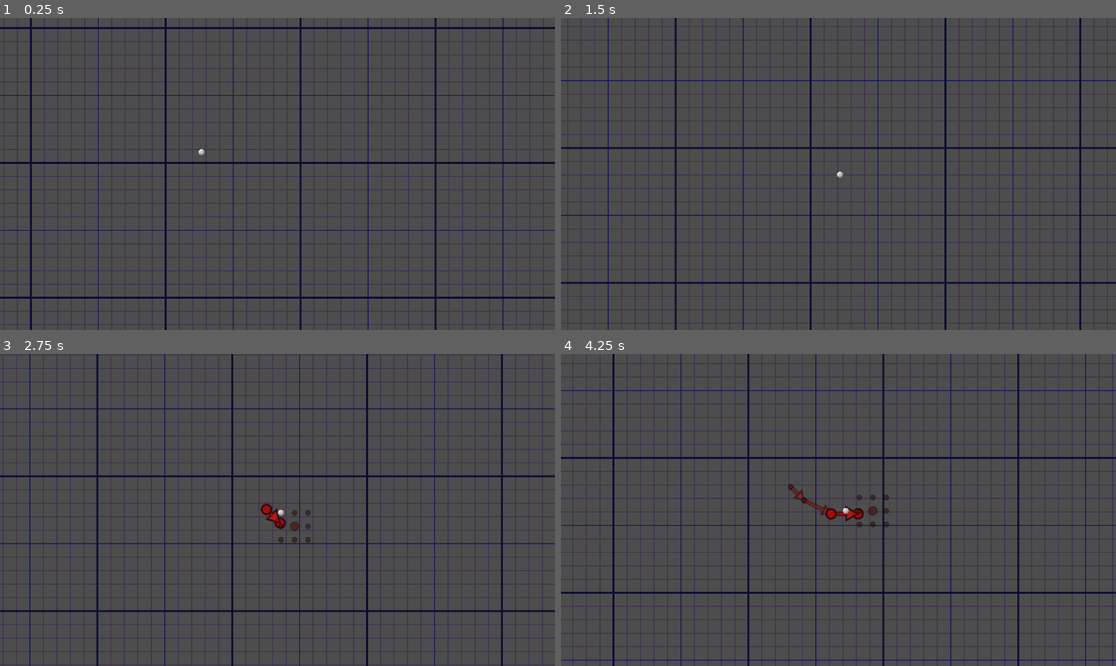
Above: before the commit, frames 1-4 (two rows, left to right).
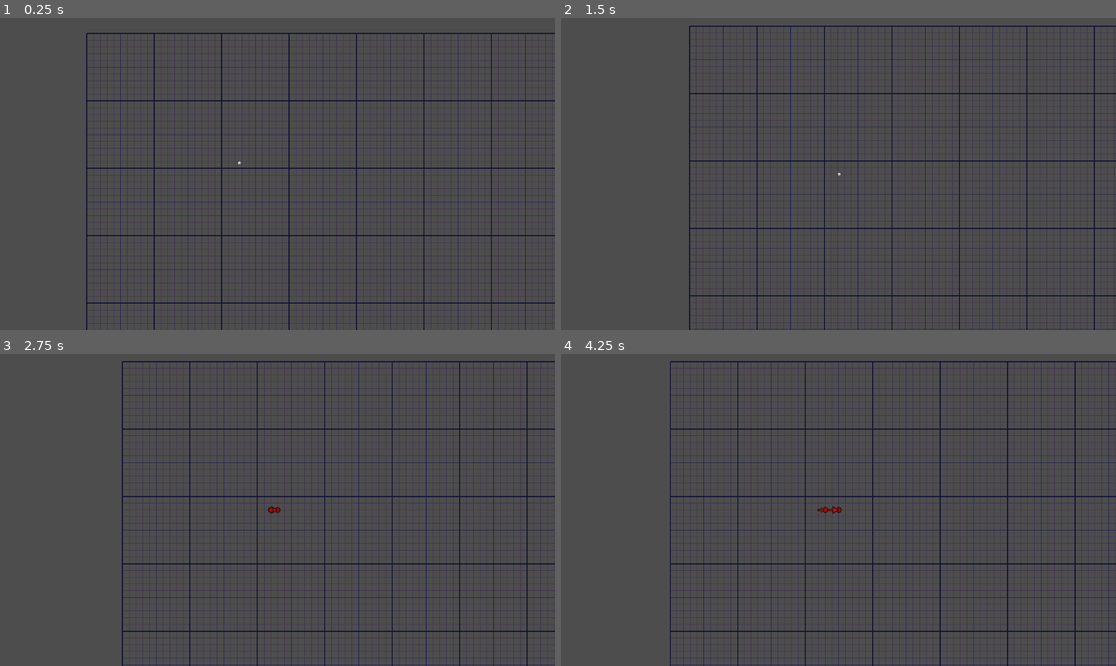
Above: after the commit, the same moments.

Repository: vibrunazo/godot-vector
Game: Godot game, scene res://scenes/map.tscn
Two runs of this game, one before a commit and one after it. Both use one fixed random seed, a clock stepped at 60 frames per second and the inputs below.
Inputs:
- Up to frame 1 (0.25 s): no input
- Up to frame 2 (1.5 s): hold Right (ui_right) 0.53-1.28 s; hold Down (ui_down) from 1.28 s (still down)
- Up to frame 3 (2.75 s): release Down (ui_down) at 2.03 s; hold Right (ui_right) from 2.03 s (still down)
- Up to frame 4 (4.25 s): release Right (ui_right) at 2.78 s; hold Up (ui_up) 2.78-3.53 s; hold Left (ui_left) from 3.53 s (still down)

The runs differ from the first frame. In frame 1, 14% of the frame differs, in the area x 0-100%, y 0-100%; in frame 2, 11%; in frame 3, 13%; in frame 4, 16%.

Commit message:
refactor vector drawing to new CarHistory class

Diff:
--- a/scenes/car.gd
+++ b/scenes/car.gd
@@ -10,6 +10,7 @@
 ## current speed vector
 var svector := Vector2(0, 0)
 var history: Array[Vector2]
+var car_history: CarHistory
 var is_moving: = false
 
 # Called when the node enters the scene tree for the first time.
@@ -17,8 +18,16 @@
 	if grid:
 		cell_size = grid.cell_size
 	update_grid_from_pos()
+	ini_grid_pos = grid_pos
+	register_car_history()
 	update_pos_from_grid()
-	ini_grid_pos = grid_pos
+
+func register_car_history():
+	car_history = %CarHistory
+	car_history.car = self
+	var parent = get_parent()
+	car_history.reparent.call_deferred(parent, false)
+	car_history.update_vectors()
 
 
 # Called every frame. 'delta' is the elapsed time since the previous frame.
@@ -29,7 +38,8 @@
 
 func _draw():
 	print('drew')
-	draw_arrows()
+	if car_history: car_history.update_vectors()
+#	draw_arrows()
 
 func draw_arrows():
 	var to = grid2pix(svector)
@@ -104,6 +114,7 @@
 		draw_dot(Vector2(p.x + cell_size * dir[0], p.y + cell_size * dir[1]), 3, ac * 0.7, oc * 0.7)
 
 func _input(event):
+	if is_moving: return
 	if event.is_action("ui_down_left") and not event.is_pressed():
 		input_move(Vector2(-1, 1))
 	if event.is_action("ui_down") and not event.is_pressed():
@@ -147,9 +158,11 @@
 	tween.tween_property(self, "position", grid2pix(grid_pos), 1)
 	tween.tween_callback(move_end)
 #	position = grid2pix(grid_pos)
+	car_history.update_vectors()
 
 func move_end():
 	is_moving = false
+	car_history.update_vectors()
 	queue_redraw()
 
 func update_grid_from_pos():
--- a/scenes/car.tscn
+++ b/scenes/car.tscn
@@ -1,7 +1,8 @@
-[gd_scene load_steps=3 format=3 uid="uid://c1gm6pyvbylwx"]
+[gd_scene load_steps=4 format=3 uid="uid://c1gm6pyvbylwx"]
 
 [ext_resource type="Texture2D" uid="uid://c1qejx7gxg0pv" path="res://assets/tex/ball.png" id="1_hm1ie"]
 [ext_resource type="Script" path="res://scenes/car.gd" id="1_ohgs5"]
+[ext_resource type="PackedScene" uid="uid://c6t7mdi1xsovl" path="res://scenes/car_history.tscn" id="3_frcae"]
 
 [node name="Car" type="Node2D"]
 script = ExtResource("1_ohgs5")
@@ -9,3 +10,6 @@
 [node name="Sprite2D" type="Sprite2D" parent="."]
 scale = Vector2(0.1, 0.1)
 texture = ExtResource("1_hm1ie")
+
+[node name="CarHistory" parent="." instance=ExtResource("3_frcae")]
+unique_name_in_owner = true
--- /dev/null
+++ b/scenes/car_history.gd
@@ -0,0 +1,97 @@
+extends Node2D
+
+class_name CarHistory
+
+var car: Car
+
+
+# Called when the node enters the scene tree for the first time.
+func _ready():
+	pass # Replace with function body.
+
+
+# Called every frame. 'delta' is the elapsed time since the previous frame.
+func _process(delta):
+	pass
+
+func update_vectors():
+	queue_redraw()
+
+func _draw():
+	if !car: return
+	var from = car.position
+	var to = Vector2(500, 500)
+	draw_arrows()
+
+func draw_arrows():
+	var svector := car.svector
+	var ini_grid_pos := car.ini_grid_pos
+	var history := car.history
+	var to := grid2pix(svector)
+	var p := grid2pix(ini_grid_pos) - global_position
+	var ac := Color(0.9, 0.2, 0.2)
+	var oc := Color(0.2, 0.05, 0.05)
+	var max : = 40
+	var size = float(history.size())
+	var i = 0.0
+	# TODO count backwards to avoid wasting loops on undrew old vectors
+	for v in history:
+		v = grid2pix(v)
+		var k = (1 - (size - i) / max) * 0.75
+		var ok = k * 0.8
+		var h = 10
+		var d = 3
+		var c := ac * Color(ac.r, ac.g, ac.b, k)
+		if i == size - 1:
+			k = 1
+			ok = 1
+			h = 14
+			d = 6
+		else:
+			c.s = c.s * (k + 0.1)
+			c.v = c.v * (k - 0)
+		if k > 0:
+			draw_arrow(p, p + v, c, oc * ok, h, d)
+		p += v
+		i += 1.0
+#	draw_arrow(Vector2.ZERO, to, ac * 0.5, oc * 0.5, 0)
+#	if not is_moving:
+#		draw_dots(to, ac * 0.7, oc * 0.7)
+
+
+func draw_arrow(from: Vector2, to: Vector2, c: Color, oc: Color, h: float, d: float = 5):
+	var head_size = h
+	var head_angle = 0.5 #rad
+	var acolor = c
+	var ocolor = oc
+	# full vector
+	var v = to - from
+	# remove the tip of the full vector by this much
+	var tip = v.normalized() * (head_size - 2)
+	var tip2 = v.normalized() * (head_size - 3)
+	# the final vector to draw with the tip removed
+#	var line = v - tip
+	var line = from + v - tip# Vector2(20, 20)
+	var line2 = from + v - tip2
+
+	draw_dot(to, d, acolor, ocolor)
+	if head_size > 0:
+		var h1 = v
+		h1 = - h1.normalized().rotated(head_angle) * head_size
+		var e1 = to + h1
+		var h2 = v
+		h2 = - h2.normalized().rotated(-head_angle) * head_size
+		var e2 = to + h2
+		var arrow_head = [to, e1, e2, to]
+		draw_colored_polygon(arrow_head, acolor)
+		draw_polyline(arrow_head, ocolor, 0.8, true)
+	draw_line(from, line, ocolor, 3, true)
+	draw_line(from, line2, acolor, 1, true)
+	draw_dot(from, d, acolor, ocolor)
+
+func draw_dot(p: Vector2, size: float, acolor: Color, ocolor: Color):
+	draw_circle(p, size, ocolor)
+	draw_circle(p, size - 2, acolor)
+
+func grid2pix(g: Vector2) -> Vector2:
+	return car.grid2pix(g)
--- /dev/null
+++ b/scenes/car_history.tscn
@@ -0,0 +1,6 @@
+[gd_scene load_steps=2 format=3 uid="uid://c6t7mdi1xsovl"]
+
+[ext_resource type="Script" path="res://scenes/car_history.gd" id="1_5g610"]
+
+[node name="CarHistory" type="Node2D"]
+script = ExtResource("1_5g610")
--- a/scenes/map.tscn
+++ b/scenes/map.tscn
@@ -21,5 +21,4 @@
 
 [node name="RaceCam" parent="." node_paths=PackedStringArray("car") instance=ExtResource("3_gu565")]
 position = Vector2(580, 360)
-zoom = Vector2(2, 2)
 car = NodePath("../Car")
